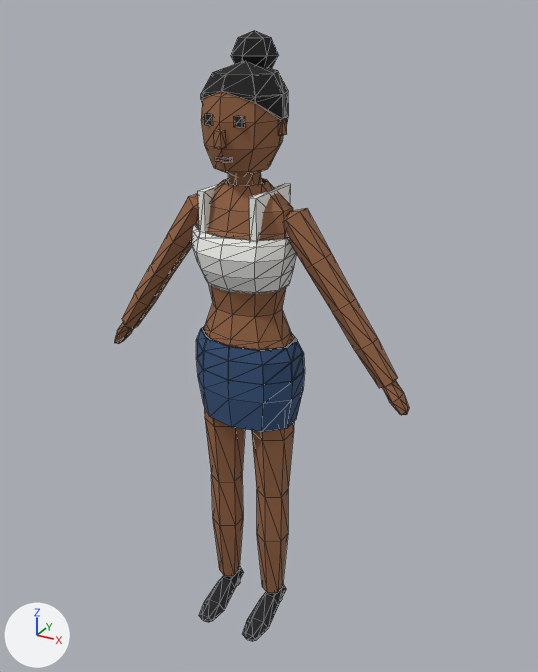
The glTF model apps/client/public/assets/shared/chr/chr_body_slim-short.glb, before and after one commit.
Rendered twice from a 50 mm camera at (0.909, -1.516, 0.868) aimed at (0.043, 0.058, 0.081). Arrows for +X, +Y and +Z are at lower left; the lights stay in place. The picture after the commit comes second. Mesh edges are drawn as thin lines. Vertices at exactly the same position are counted once.

Objects in the first picture: 'body'.
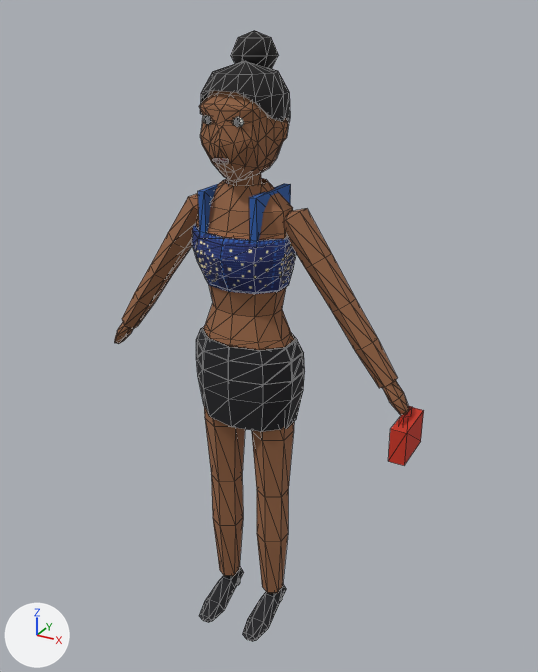
The newer file is also rescaled (x1.026), turned or shifted as a whole; pictures and numbers use the older file's frame.

The change, as a diff of the scene's bpy script:
```diff
--- a/apps/client/public/assets/shared/chr/chr_body_slim-short.glb.py
+++ b/apps/client/public/assets/shared/chr/chr_body_slim-short.glb.py
@@ img_pattern @@
+img_pattern = load_image('pattern', '_unpacked/pattern', 128, 128, 'sRGB')
@@ mat_pattern @@
+mat_pattern = bpy.data.materials.new('pattern')
+# uses the picture img_pattern
@@ me_body @@
 # used by ob_body; location = (0.0, 0.0, 0.0)
-me_body.from_pydata(...)  # 636 vertices, 1046 faces; spans x -0.44..0.44, y -0.13..0.14, z -0.81..0.82
+me_body.from_pydata(...)  # 830 vertices, 1422 faces; spans x -0.44..0.47, y -0.13..0.14, z -0.81..0.82
+# me_body part 1: a new loose piece, a box spanning x 0.425..0.465, y -0.042..0.084, z -0.129..-0.039, in mat_body
+# me_body part 2: a new loose piece, a box spanning x 0.4353..0.4443, y -0.0106..0.0522, z -0.0463..-0.0194, in mat_body
+# me_body part 3: the loose piece of 8 vertices spanning x -0.01..0.01, y -0.1..-0.08, z 0.58..0.62 is deleted
+# me_body part 4: 8 vertices moved from x -0.1..0.1, y -0.08..0.03, z 0.55..0.65 to x -0.1..0.1, y -0.1..0.03, z 0.56..0.65; 61 vertices removed from x -0.1..0.1, y -0.09..0.13, z 0.5..0.76; 247 vertices added at x -0.11..0.11, y -0.1..0.13, z 0.5..0.75
+# me_body part 5: 170 kept faces spanning x -0.15..0.15, y -0.08..0.14, z -0.14..0.09 get new vertex colours; the middle colour goes from dark blue #34527a to black #1b1b1f
+# me_body part 6: 118 faces spanning x -0.13..0.13, y -0.1..0.11, z 0.24..0.48 switch from mat_body to mat_pattern
```

Where the change shows, as pixel boxes (x1, y1, x2, y2) in the pictures (538 x 672 px):
'body', reshaped
    before: (114, 30, 409, 641)
    after: (114, 30, 424, 641)
part 1 of me_body, added (red)
    after: (388, 407, 424, 466)
part 2 of me_body, added
    after: (399, 406, 412, 425)
part 3 of me_body, deleted
    before: (214, 130, 226, 149)
part 4 of me_body, built on
    before: (201, 61, 289, 177)
    after: (199, 61, 290, 182)
part 5 of me_body, recoloured (dark blue to black)
    both: (196, 327, 305, 432)
part 6 of me_body, recoloured (grey to blue)
    both: (192, 183, 296, 294)
